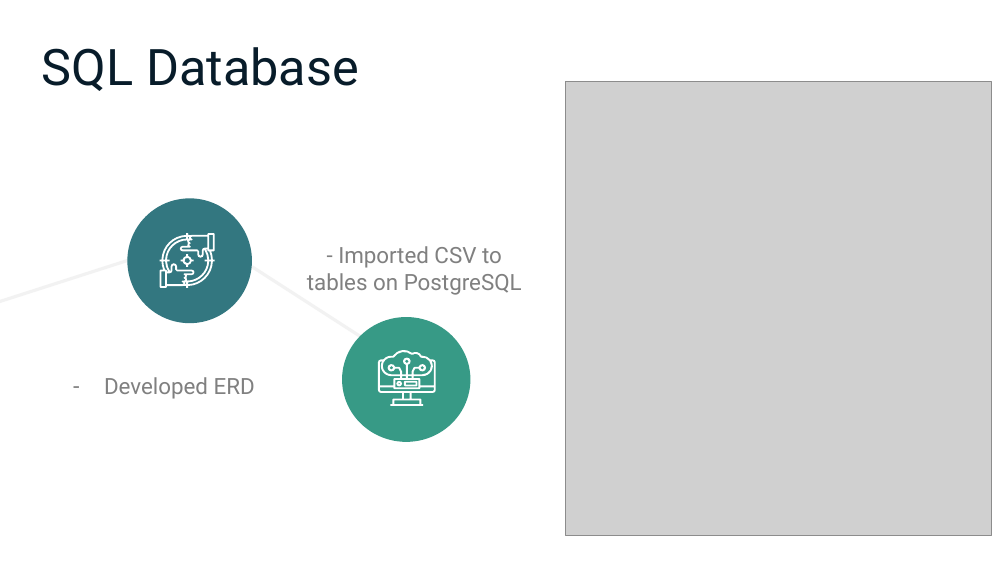
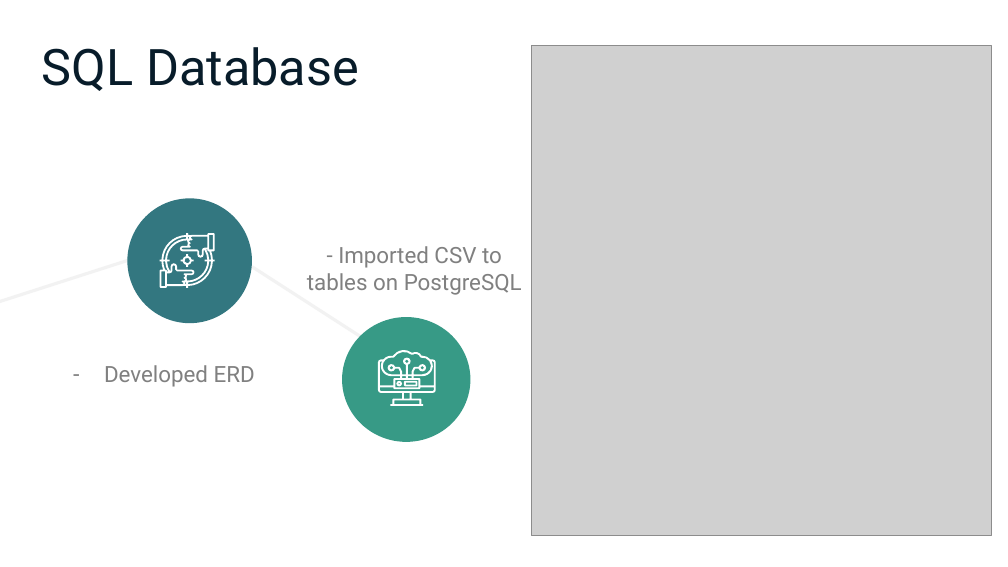
Before and after one commit to gusmendesbh/project3-group1, a slide deck: slide 7 of presentation/Group3_NFL_slides.pptx (slide 9 before the commit). Drawn at 1008x567 pixels with LibreOffice and Linux fonts; fonts in the diff are those of the drawing; grey boxes stand for pictures. Boxes give left, top, right and bottom in pixels: in the first picture for what was removed or moved away, otherwise in the second. Text is boxed around its words. In the diff, an @@ line names an element or a change of style, - is before the commit and + after.

```diff
--- a/presentation/Group3_NFL_slides.pptx
+++ b/presentation/Group3_NFL_slides.pptx
@@ picture: place and size @@
-picture at [565, 82, 991, 535]
+picture at [531, 45, 991, 535]
@@ text "Developed ERD": place and size @@
-text "Developed ERD" at [104, 377, 255, 399]
+text "Developed ERD" at [104, 365, 255, 387]
```
Also in this commit, not shown: 6 other slides changed, 1 slide added, 4 slides removed.
